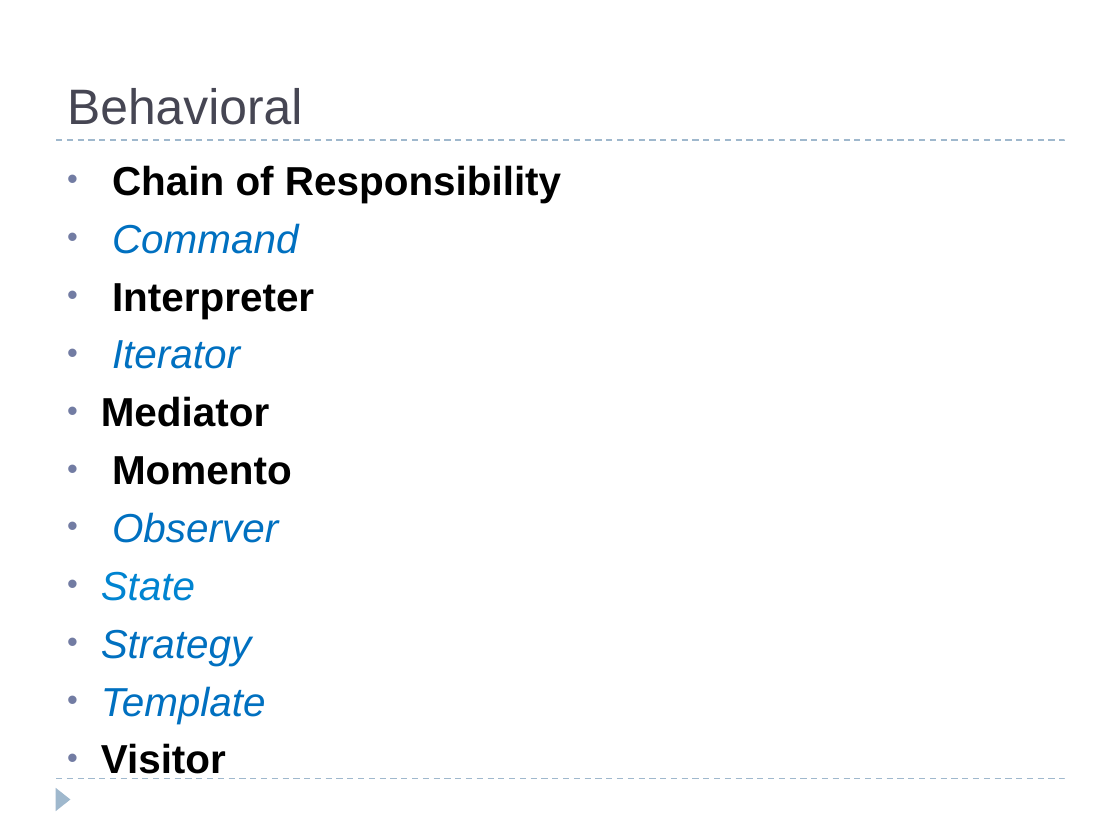
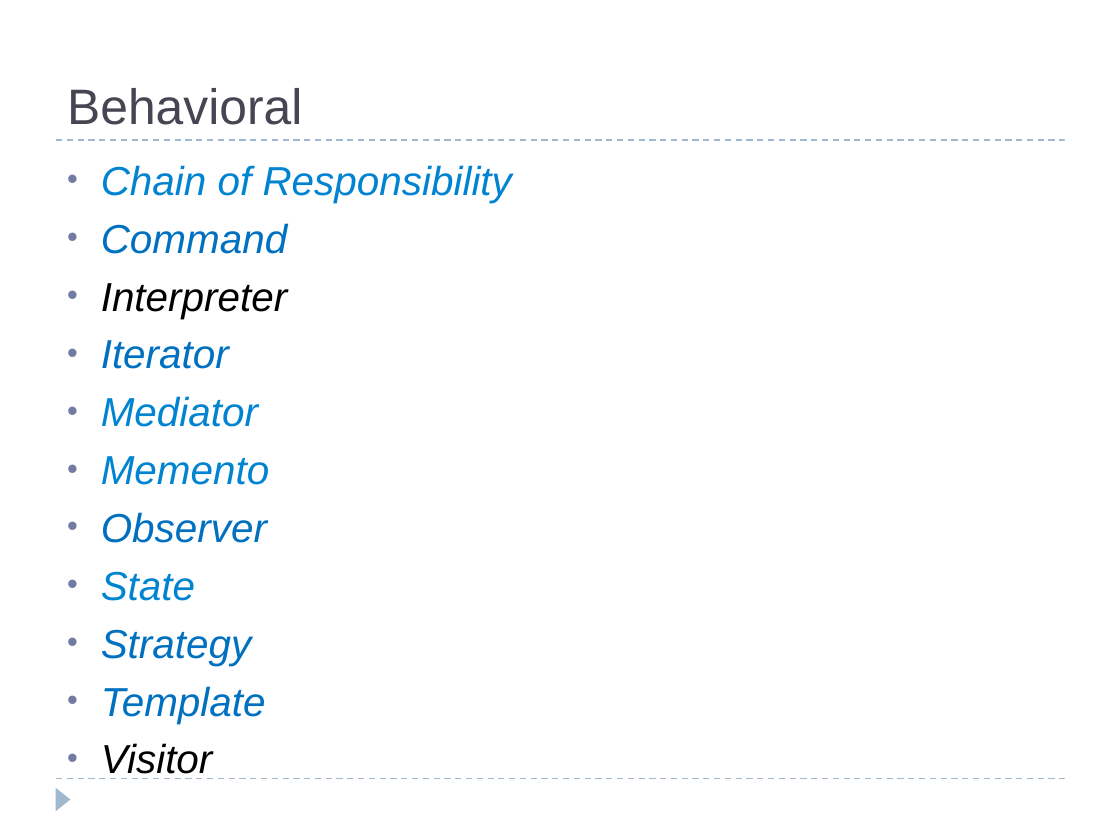
Before and after one commit to bpcrao/purnacode, a slide deck: slide 6 of ppts/Design Patterns.odp (slide 7 before the commit). Drawn at 1120x840 pixels with LibreOffice and Linux fonts; fonts in the diff are those of the drawing. Boxes give left, top, right and bottom in pixels: in the first picture for what was removed or moved away, otherwise in the second. Text is boxed around its words. In the diff, an @@ line names an element or a change of style, - is before the commit and + after.

Commit message:
updated

```diff
--- a/ppts/Design Patterns.odp
+++ b/ppts/Design Patterns.odp
@@ text at [101,165,512,427]: text colour #000000 to #0084D1 in "Chain of Responsibility", "Mediator"; bold off, italic on in "Chain of Responsibility", "Interpreter", "Mediator", "Visitor" @@
@@ text at [101,456,269,485]: text changed; text colour #000000 to #0084D1; bold off; italic on @@
-• Momento
+• Memento
```
Also in this commit, not shown: 6 other slides changed, 9 slides added, 2 slides removed.
